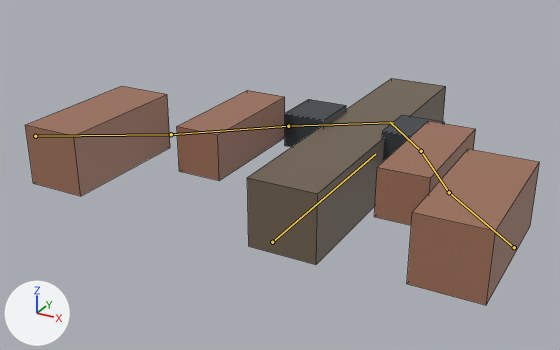
The FBX model stw-o3de/Project/Assets/IndustrialYard/STW_INDUSTRIAL_YARD_01/FirstPerson/profiles/STW_RIFLE_03/STW_RIFLE_03_ads.fbx as it was, and as the next commit left it.
Camera for both pictures: a camera (50 mm lens) standing at (0.636, -1.129, 1.157) and looking at (-0.11, 0.228, 0.479). Every picture has the same lights, and +X, +Y and +Z are marked at lower left. The first picture is the older version. The bones that change, and the others that lie on the model, are drawn over the model as lines. Mesh edges are drawn as thin lines.

Objects in the first picture: 'STW_RIFLE_03_Body', 'STW_RIFLE_03_Fore_L', 'STW_RIFLE_03_Fore_R', 'STW_RIFLE_03_Hand_L', 'STW_RIFLE_03_Hand_R', 'STW_RIFLE_03_Upper_L', 'STW_RIFLE_03_Upper_R'.
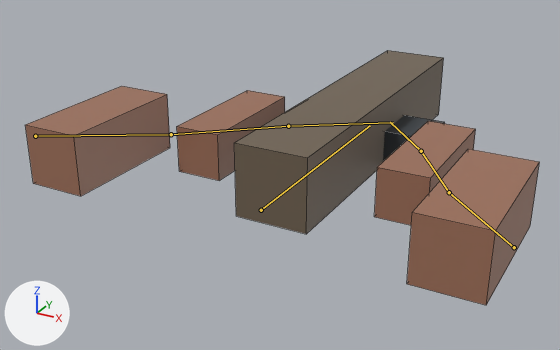
The newer file adds an action. The first version stands in its rest pose; the second is drawn at frame 18 of the action 'ads'.

What differs and where, as boxes (x1, y1, x2, y2) in the pictures (560 x 350 px):
'STW_RIFLE_03_Body', posed
    before: (247, 78, 446, 265)
    after: (234, 50, 444, 234)
'STW_RIFLE_03_Hand_L', unchanged, covered by the edit
    before: (285, 99, 346, 147)
bone 'weapon', root to tip
    before: (272, 242) to (375, 154)
    after: (261, 210) to (370, 125)

The change, as a list of edits to the scene's bpy script:
```text
Change bone_weapon:
    where bone_weapon = bpy.data.objects['STW_RIFLE_03_Rig'].pose.bones['weapon']  # child of 'root'
    bone_weapon.location: (0.0, 0.0, 0.0) -> (0.0, -0.043, 0.086)
```
